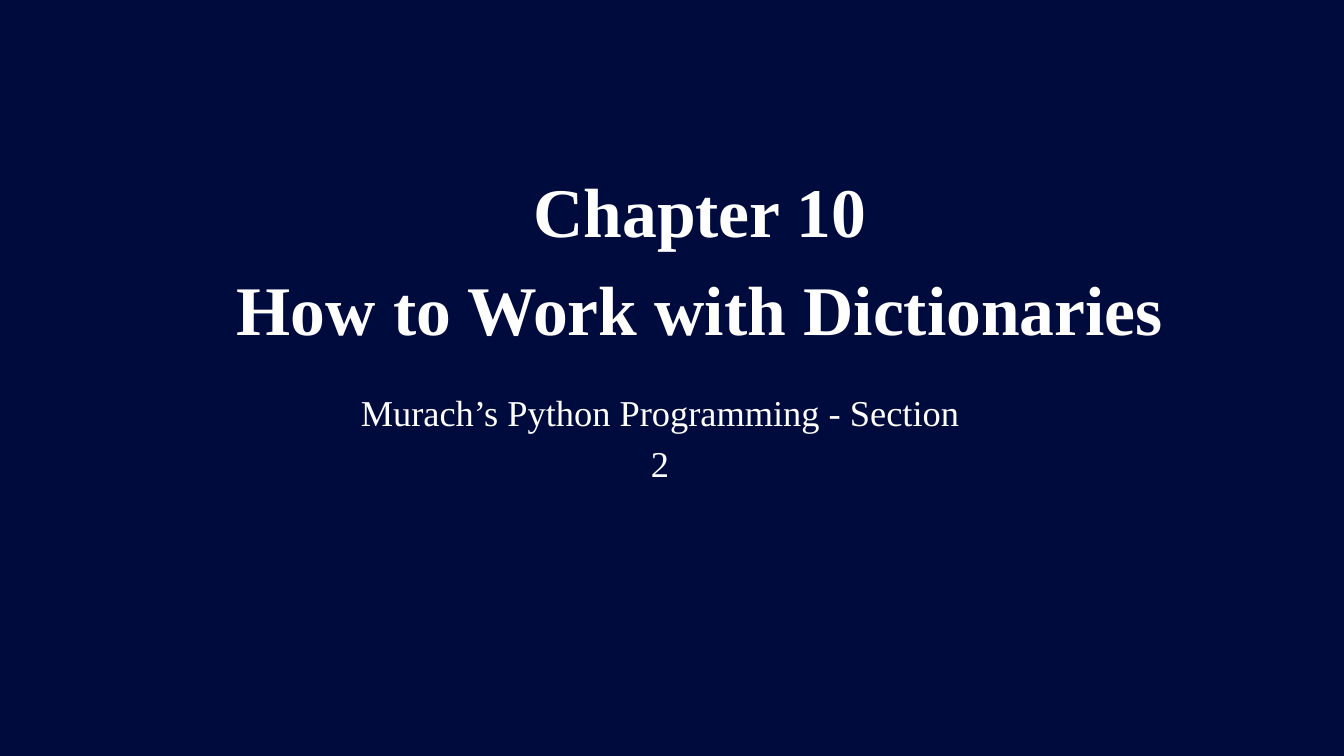
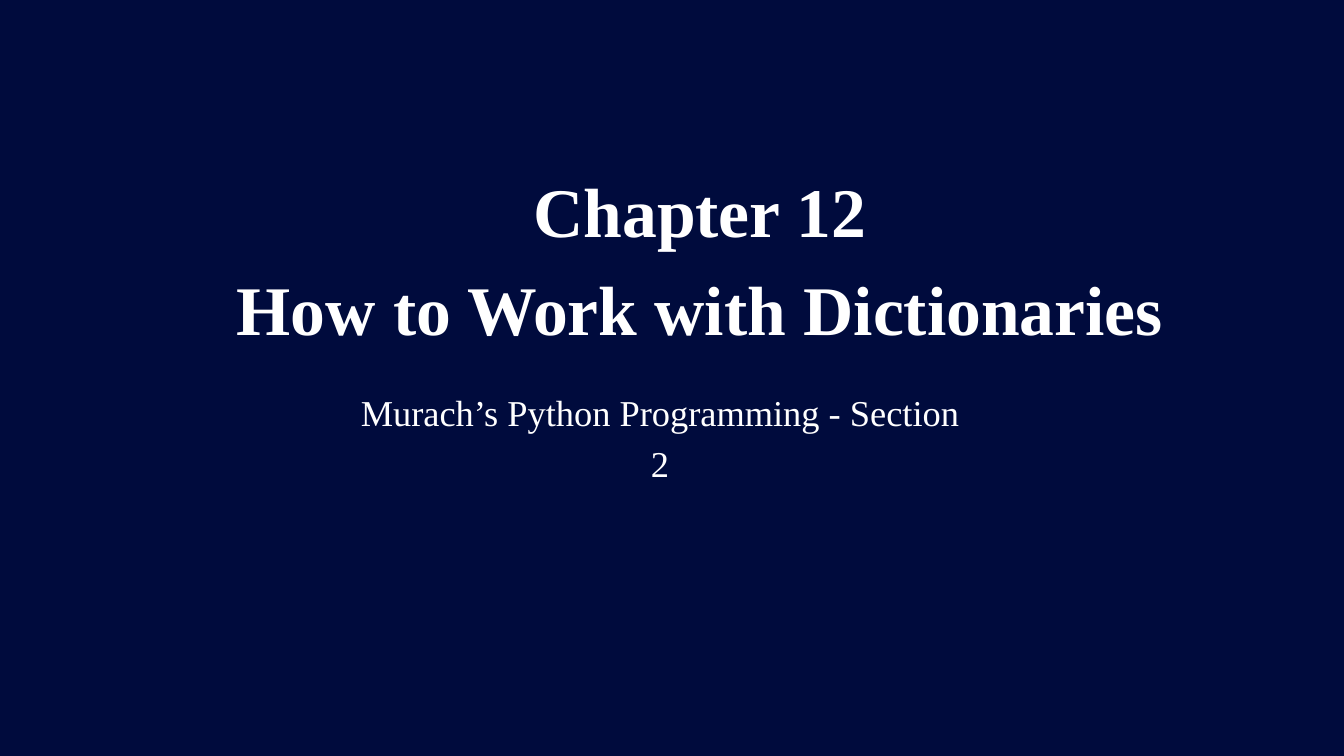
Before and after one commit to Wendy-Chen56/murachs_python_section_2, a slide deck: slide 1 of slides/chapter_12_How_to_Work_with_Dictionaries.pptx. Drawn at 1344x756 pixels with LibreOffice and Linux fonts; fonts in the diff are those of the drawing. Boxes give left, top, right and bottom in pixels: in the first picture for what was removed or moved away, otherwise in the second. Text is boxed around its words. In the diff, an @@ line names an element or a change of style, - is before the commit and + after.

Commit message:
Add Chapter 12 dictionaries lesson

```diff
--- a/slides/chapter_12_How_to_Work_with_Dictionaries.pptx
+++ b/slides/chapter_12_How_to_Work_with_Dictionaries.pptx
@@ text at [533, 188, 867, 251]: text changed @@
-Chapter 10
+Chapter 12
```
